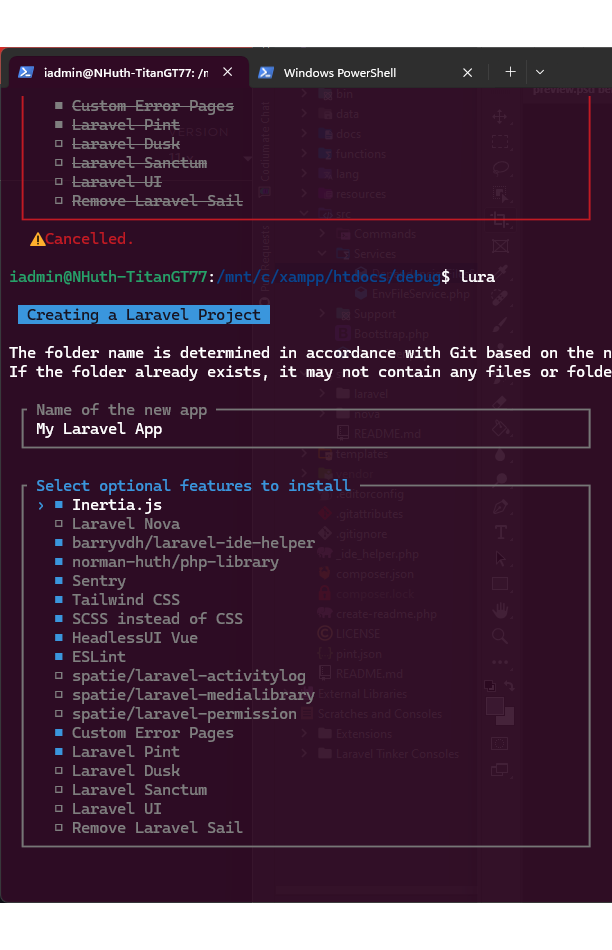
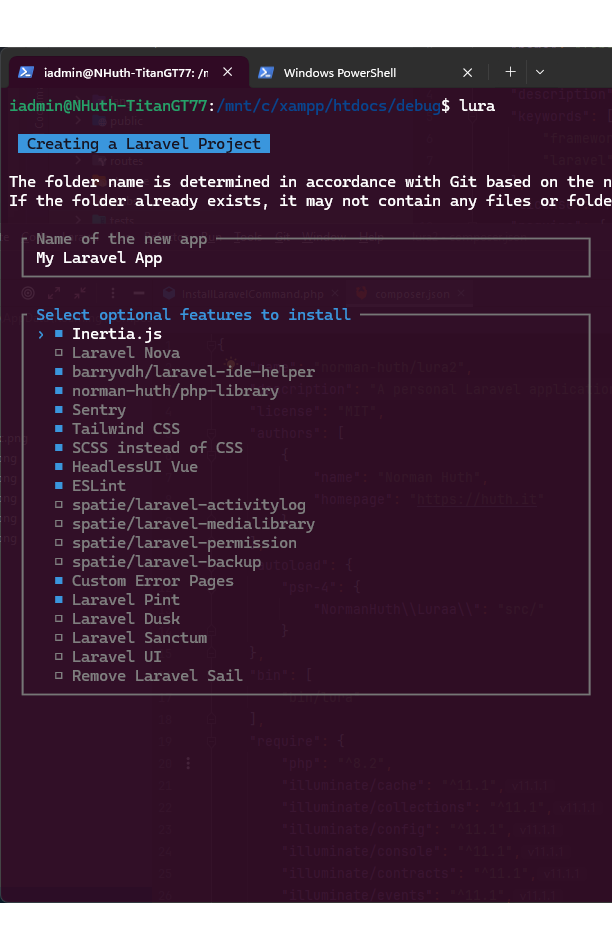
Layers edited between the first and the second 612x950 image:
painted on "Ebene 2" over (0, 47, 612, 903)
